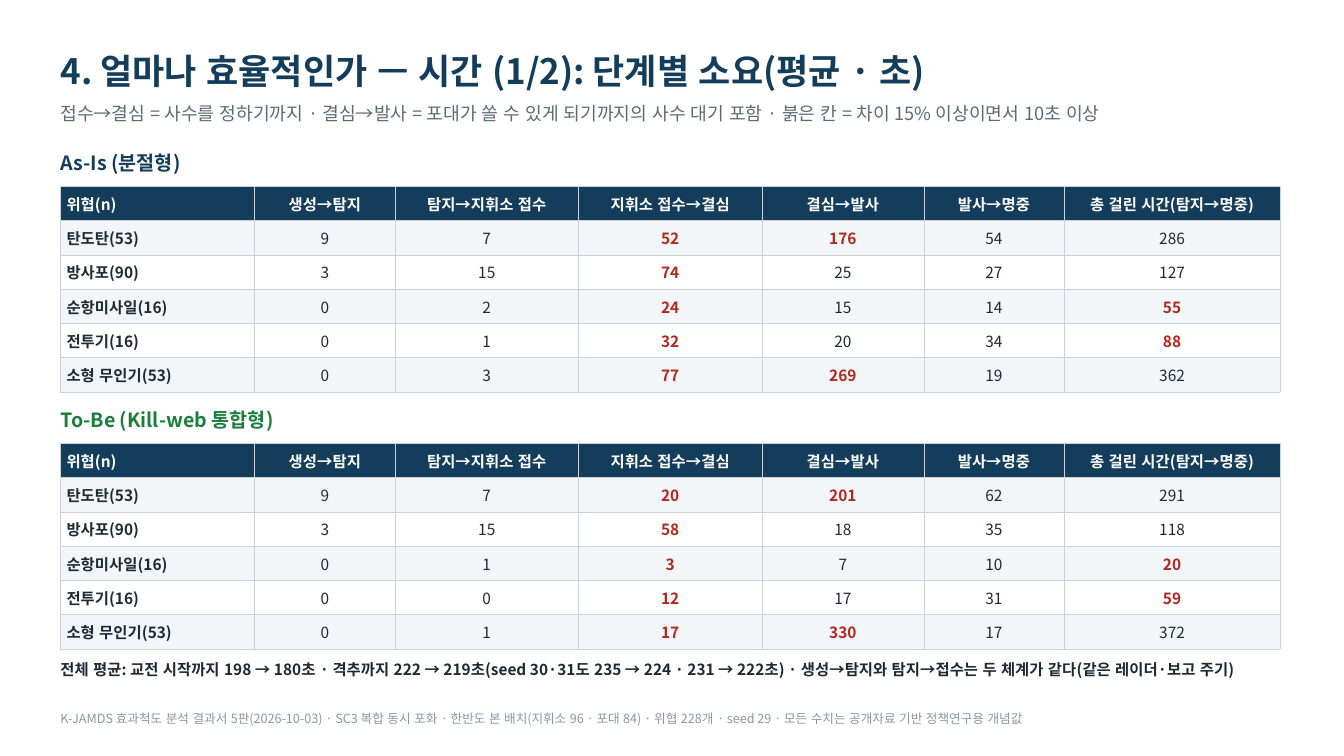
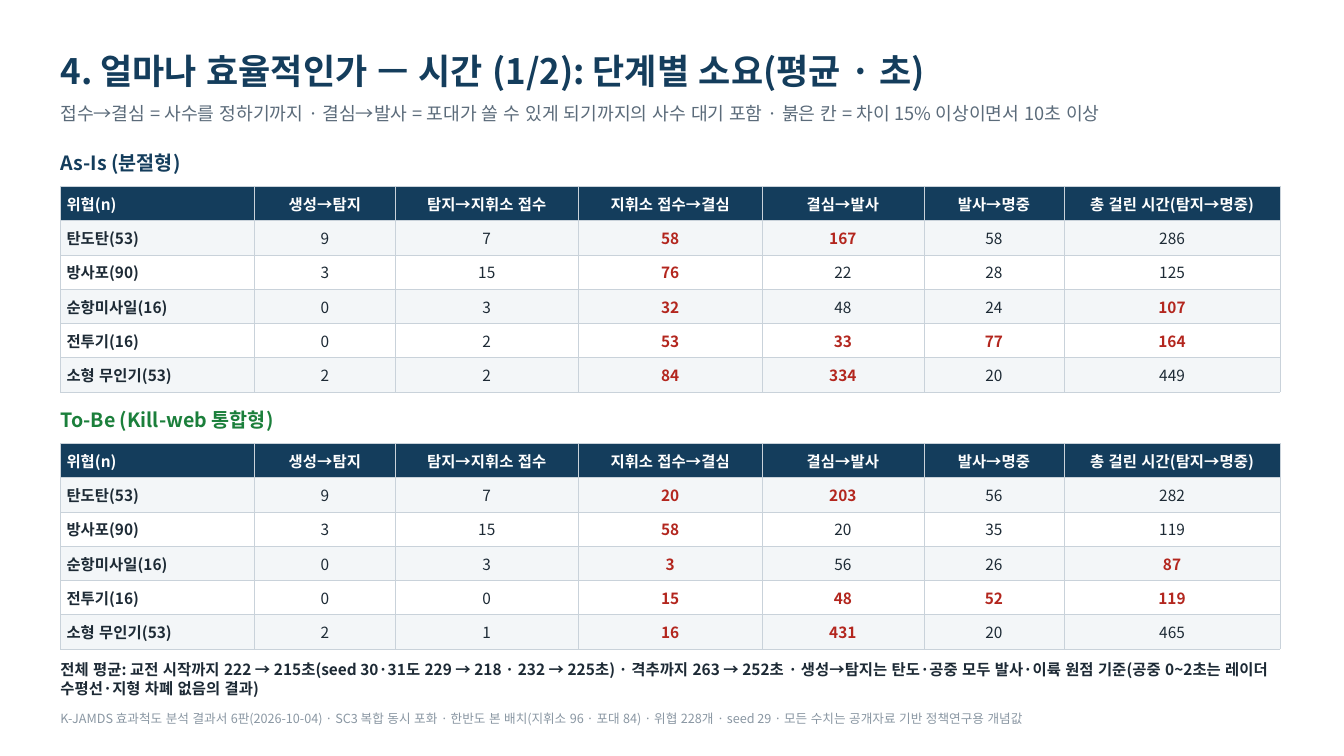
Before and after one commit to DaehyunY00/Air_Defense, a slide deck: slide 6 of K-JAMDS_효과척도_발표정리본.pptx. Drawn at 1344x756 pixels with LibreOffice and Linux fonts; fonts in the diff are those of the drawing. Boxes give left, top, right and bottom in pixels: in the first picture for what was removed or moved away, otherwise in the second. Text is boxed around its words. In the diff, an @@ line names an element or a change of style, - is before the commit and + after.

```diff
--- a/K-JAMDS_효과척도_발표정리본.pptx
+++ b/K-JAMDS_효과척도_발표정리본.pptx
@@ table at box(60, 187, 1280, 392) @@
-row 2: 탄도탄(53) | 9 | 7 | 52 | 176 | 54 | 286
+row 2: 탄도탄(53) | 9 | 7 | 58 | 167 | 58 | 286
-row 3: 방사포(90) | 3 | 15 | 74 | 25 | 27 | 127
+row 3: 방사포(90) | 3 | 15 | 76 | 22 | 28 | 125
-row 4: 순항미사일(16) | 0 | 2 | 24 | 15 | 14 | 55
+row 4: 순항미사일(16) | 0 | 3 | 32 | 48 | 24 | 107
-row 5: 전투기(16) | 0 | 1 | 32 | 20 | 34 | 88
+row 5: 전투기(16) | 0 | 2 | 53 | 33 | 77 | 164
-row 6: 소형 무인기(53) | 0 | 3 | 77 | 269 | 19 | 362
+row 6: 소형 무인기(53) | 2 | 2 | 84 | 334 | 20 | 449
@@ table at box(60, 444, 1280, 649) @@
-row 2: 탄도탄(53) | 9 | 7 | 20 | 201 | 62 | 291
+row 2: 탄도탄(53) | 9 | 7 | 20 | 203 | 56 | 282
-row 3, column 5: 18
+row 3, column 5: 20
-row 3, column 7: 118
+row 3, column 7: 119
-row 4: 순항미사일(16) | 0 | 1 | 3 | 7 | 10 | 20
+row 4: 순항미사일(16) | 0 | 3 | 3 | 56 | 26 | 87
-row 5: 전투기(16) | 0 | 0 | 12 | 17 | 31 | 59
+row 5: 전투기(16) | 0 | 0 | 15 | 48 | 52 | 119
-row 6: 소형 무인기(53) | 0 | 1 | 17 | 330 | 17 | 372
+row 6: 소형 무인기(53) | 2 | 1 | 16 | 431 | 20 | 465
@@ text at box(60, 662, 1268, 697): text changed @@
-전체 평균: 교전 시작까지 198 → 180초 · 격추까지 222 → 219초(seed 30·31도 235 → 224 · 231 → 222초) · 생성→탐지와 탐지→접수는 두 체계가 같다(같은 레이더·보고 주기)
+전체 평균: 교전 시작까지 222 → 215초(seed 30·31도 229 → 218 · 232 → 225초) · 격추까지 263 → 252초 · 생성→탐지는 탄도·공중 모두 발사·이륙 원점 기준(공중 0~2초는 레이더 수평선·지형 차폐 없음의 결과)
@@ text at box(60, 712, 1023, 725): text changed @@
-K-JAMDS 효과척도 분석 결과서 5판(2026-10-03) · SC3 복합 동시 포화 · 한반도 본 배치(지휘소 96 · 포대 84) · 위협 228개 · seed 29 · 모든 수치는 공개자료 기반 정책연구용 개념값
+K-JAMDS 효과척도 분석 결과서 6판(2026-10-04) · SC3 복합 동시 포화 · 한반도 본 배치(지휘소 96 · 포대 84) · 위협 228개 · seed 29 · 모든 수치는 공개자료 기반 정책연구용 개념값
```
Also in this commit, not shown: 10 other slides changed, 22 other files.
